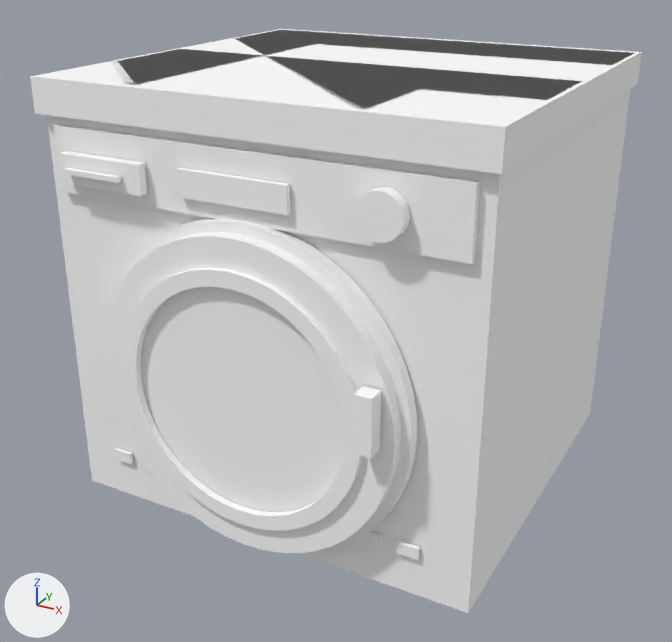
An edit to the OBJ model src/main/resources/assets/eln/model/electricdryer/electricdryer.obj, drawn before and after from the same camera.
Rendered twice from a camera (50 mm lens) standing at (0.906, -1.751, 0.745) and looking at (-0.02, -0.068, -0.097). Arrows for +X, +Y and +Z are at lower left; the lights stay in place. The first picture is the older version. Where no turn or scale is listed for an object, it has been applied to the vertices. Vertices at exactly the same position are counted once.

Objects in the first picture: 'Black', 'Case', 'Display', 'Glass', 'Trim'.
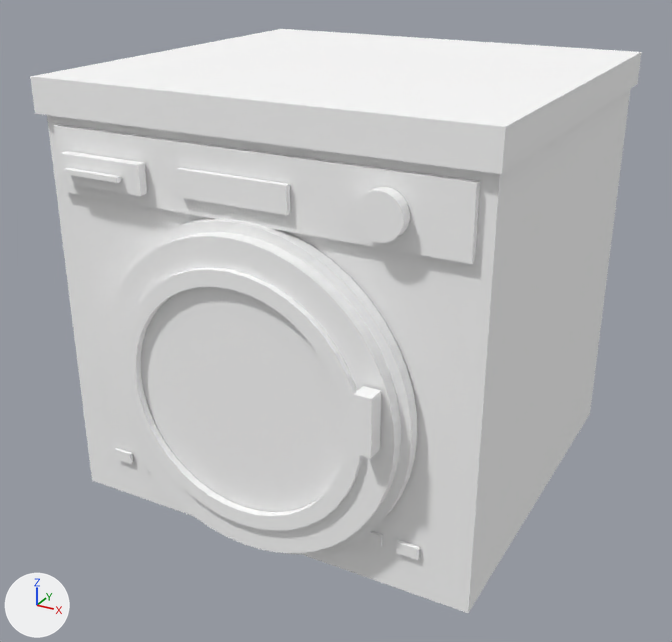
Pixel boxes (x1, y1, x2, y2) of what changed, in the pictures (672 x 642 px):
'Case', reshaped (10% shorter): before (43, 30, 631, 613); after (47, 89, 631, 613)

The edits, one by one:
me_case is used by ob_case; location (0.0, 0.0, 0.0).
Before the commit, vertices of me_case: 1 (-0.46, 0.43, 0.46) at pixel (280, 29), 2 (0.46, 0.43, 0.46) at pixel (635, 52), 6 (0.46, -0.43, 0.46) at pixel (503, 123), 7 (-0.46, -0.43, 0.46) at pixel (41, 75).
me_case had 16 vertices, 24 faces and spanned x -0.46..0.46, y -0.468..0.43, z -0.45..0.46.
me_case now has 16 vertices, 24 faces and spans x -0.46..0.46, y -0.468..0.43, z -0.45..0.39.
Part 1, on me_case:
Vertices 1, 2, 6, 7 of me_case move by (0.0, 0.0, -0.07).
